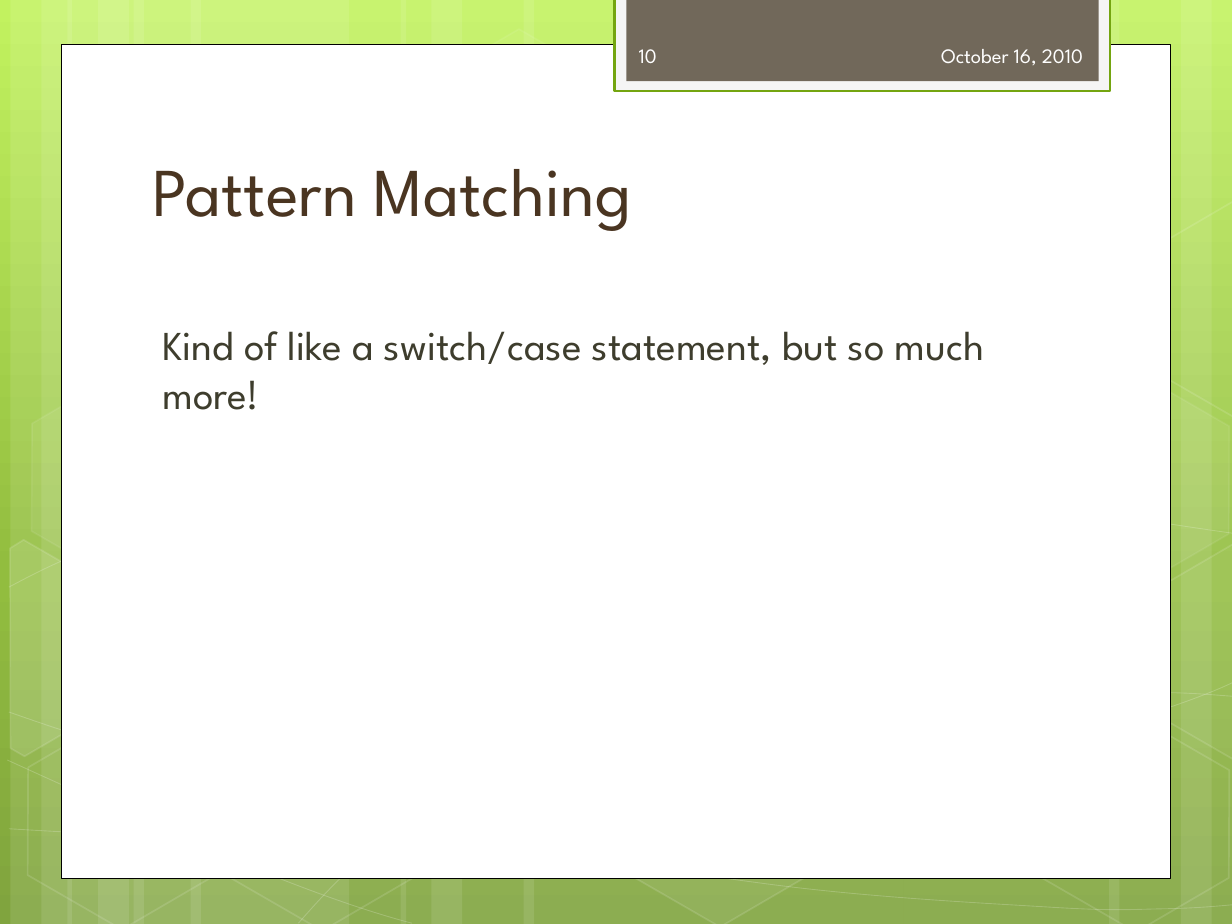
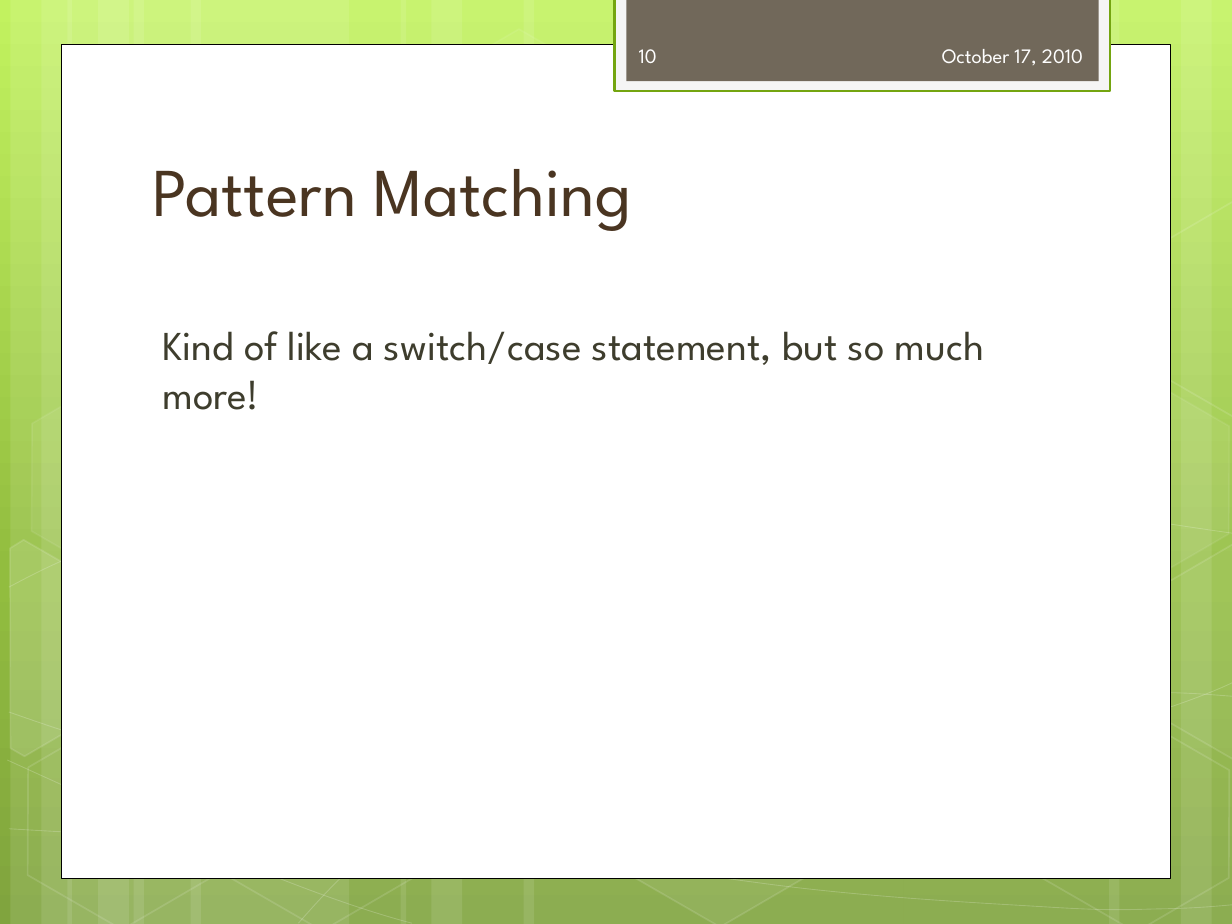
Before and after one commit to dmohl/GettingStartedWithWebDevInFSharpPresentation, a slide deck: slide 10 of Getting Started with F# Web Development.pptx. Drawn at 1232x924 pixels with LibreOffice and Linux fonts; fonts in the diff are those of the drawing. Boxes give left, top, right and bottom in pixels: in the first picture for what was removed or moved away, otherwise in the second. Text is boxed around its words. In the diff, an @@ line names an element or a change of style, - is before the commit and + after.

```diff
--- a/Getting Started with F# Web Development.pptx
+++ b/Getting Started with F# Web Development.pptx
@@ text at (x1=942, y1=49, x2=1083, y2=65): text changed @@
-October 16, 2010
+October 17, 2010
```
Also in this commit, not shown: 16 other slides changed.
